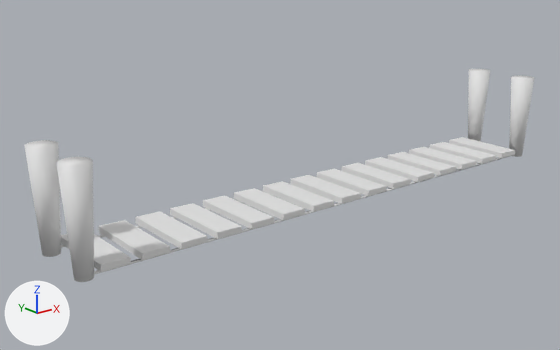
The FBX model Assets/Assets 3D/bridge.fbx: old version first, new version second.
Rendered twice from a 50 mm camera at (-6.47, -14.94, 7.32) aimed at (6.81, 1.65, 0.69). Lighting does not change. The marker at lower left points along +X, +Y and +Z.
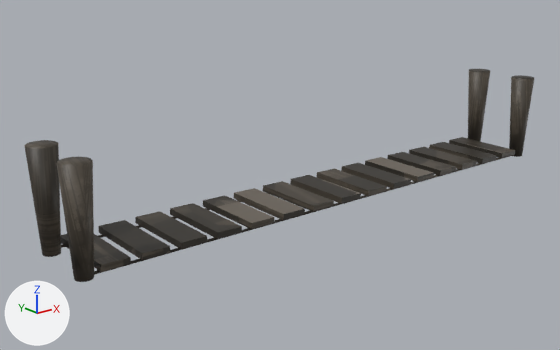
The newer file is also turned or shifted as a whole; pictures and numbers use the older file's frame.

Patch to the scene script:
```diff
--- a/Assets/Assets 3D/bridge.fbx.py
+++ b/Assets/Assets 3D/bridge.fbx.py
@@ img_m_bridge_broken__a_png @@
+img_m_bridge_broken__a_png = load_image('M_bridge_broken _A.png', '_unpacked/M_bridge_broken__A.png', 1024, 1024, 'sRGB')
@@ mat_pont @@
+mat_pont = principled_material('Pont')
+mat_pont.texture = img_m_bridge_broken__a_png
@@ me_cube_003 @@
 me_cube_003.from_pydata(...)  # 344 vertices, 248 faces; spans x -0.4..16.3, y -0.3..2.2, z 0.0..2.7
+me_cube_003.materials.append(mat_pont)  # picture img_m_bridge_broken__a_png
```

Location of each change, [x1, y1, x2, y2] in pixels of the pictures (560 x 350 px):
'Cube.002', recoloured (white to grey): [24, 69, 534, 282] in both
